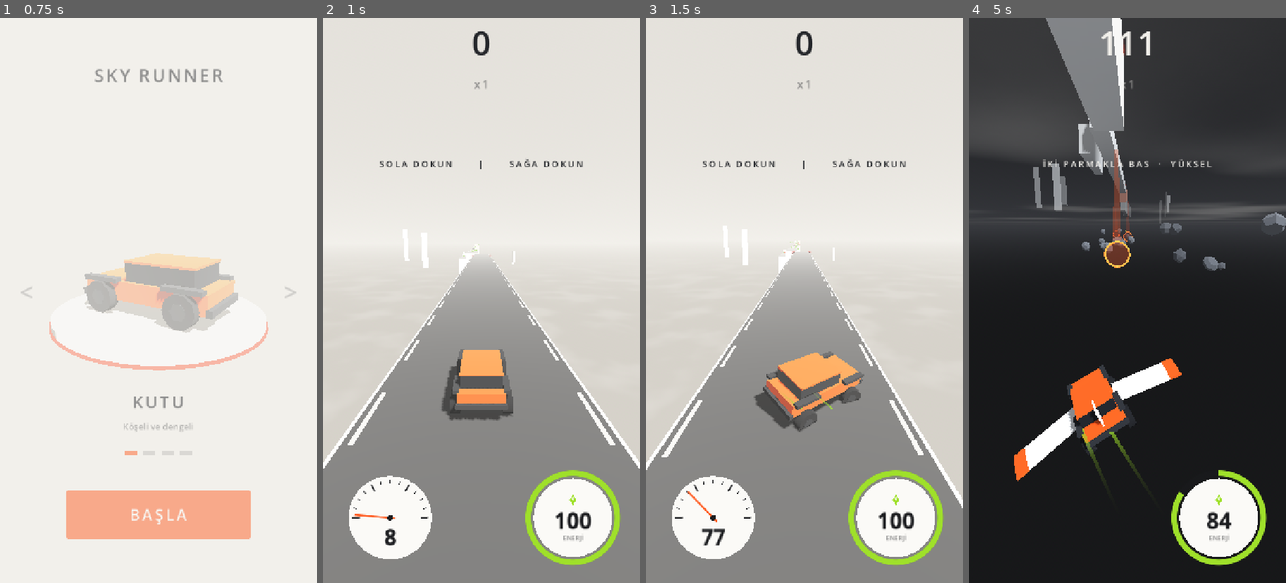
Above: before the commit, frames 1-4 (left to right).
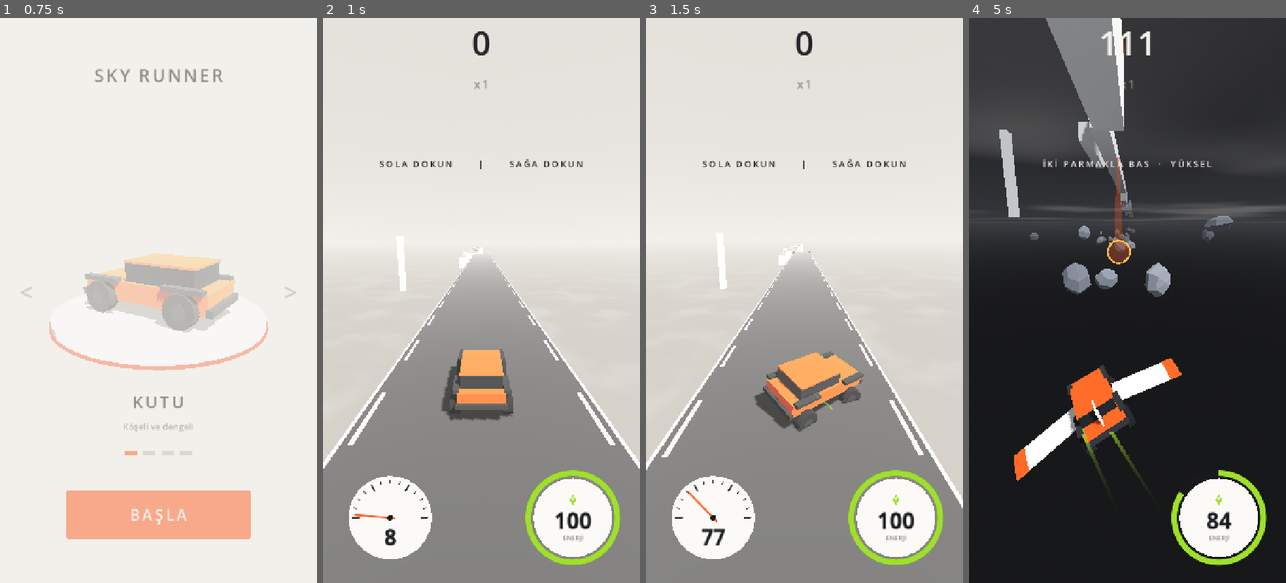
Above: after the commit, the same moments.

Repository: basarbellisan/Runny
Game: Godot game, scene res://scenes/menu.tscn
The game is run twice, just before and just after one commit, with the same random seed, the same clock (stepped at 60 frames per second) and the same inputs.
Inputs (mouse positions are in pixels of both pictures, inside the frame that each line leads up to):
- Up to frame 1 (0.75 s): click "BAŞLA" at 0.5 s
- Up to frame 2 (1 s): no input
- Up to frame 3 (1.5 s): tap Enter at 1.25, 1.35 s; move the mouse to (874, 272) at 1.27 s; hold D from 1.28 s (still down); click (874, 272) at 1.42 s
- Up to frame 4 (5 s): tap Space at 1.52, 4.52 s; release D at 2 s; drag from (1064, 328) to (1111, 413) at 2.02 s; move the mouse to (1159, 176) at 2.77 s; hold D 2.78-3.5 s; tap Enter at 2.85, 4.35 s; drag from (1111, 413) to (1032, 215) at 3.52 s; move the mouse to (1222, 385) at 4.27 s; hold A from 4.28 s (still down)

Frame 1 is identical in both runs. In frame 2, 0.3% of the frame differs, in the area x 23-61%, y 40-49%; in frame 3, 0.3%; in frame 4, 3.4%, in the area x 9-100%, y 18-50%.

Commit message:
Crystals in tidy single rows; supply follows the tank
- every crystal line runs straight along the road, 6 m apart; one row per road
  (overlapping lines dropped); flight arcs use the same spacing
- crystal value 4 -> 3, base supply 2.0 -> 1.2x the gap need, scaled by how
  empty the tank is (x0.3 full .. x1.6 empty); with a full tank most on-road
  rows are skipped
- falling gives at least 45 energy for wings (reach the first portal without
  crystals); lower layer has a crystal row at ~85% of rock rows
- stats: crystals wasted on a full tank, share of time with a full tank
- autopilot: picks up lower-layer crystals when flying
- tuning panel: tank-based supply, crystal spacing, lower crystal row chance

Co-Authored-By: Claude Opus 5.5 <noreply@anthropic.com>
Claude-Session: https://claude.ai/code/session_016S88RPn945sNcGg6oLe6PH

Diff:
--- a/scripts/autopilot.gd
+++ b/scripts/autopilot.gd
@@ -271,11 +271,19 @@
 	var forward := maxf(-car.velocity.z, 1.0)
 	var best := pos.x
 	var best_cost := INF
+	# Alt katman kristalleri (alçaktakiler): enerji azaldıkça daha çok çeker
+	var gems := lower.crystals_ahead(pos.z - 6.0, 80.0) if collect_crystals else PackedVector3Array()
+	var hunger := 1.0 - clampf(car.energy / maxf(car.max_energy, 1.0), 0.0, 1.0)
 	for i in range(-30, 31):
 		var cand := pos.x + i
 		# Portala yaklaşırken hedef ağır basar (kayadan kaçıp portalı kaçırmasın)
 		var near_portal := portal != null and (pos.z - portal.z) < forward * 2.5
 		var cost := absf(cand - goal) * (0.6 if near_portal else 0.1) + absf(cand - pos.x) * 0.02
+		if not near_portal:
+			for g in gems:
+				var reach_g := car.steer_speed * maxf((pos.z - g.z) / forward - 0.15, 0.0)
+				if g.y < car.flight_altitude + 3.0 and absf(cand - g.x) < 2.0 and absf(g.x - pos.x) < reach_g + 2.0:
+					cost -= 2.0 + 6.0 * hunger
 		for r in lower.rocks:
 			var d: float = pos.z - r.z
 			if d < 0.0 or d > 60.0:
--- a/scripts/game.gd
+++ b/scripts/game.gd
@@ -51,8 +51,9 @@
 ## Uçarken saniyede harcanan kanat enerjisi
 var energy_drain := 6.0
 var crystal_energy := 15.0
-## Enerjisi bitmiş araba düşünce kanatları açmak için bu kadar yedek enerji alır
-var wing_reserve := 20.0
+## Enerjisi az olan araba düşünce kanatlar için en az bu kadar enerji alır: ilk portala
+## kristalsiz yetecek kadar (enerji bitince aşağı düşüp orada toplamak güvenli olsun)
+var wing_reserve := 45.0
 ## Uçarken yükselirken (iki parmak) enerji bu kat hızlı harcanır
 var boost_drain_factor := 2.5
 
@@ -69,7 +70,8 @@
 ## Çatalın yüksek kolundayız (puan iki kat)
 var _on_high_route := false
 var _was_on_gravel := false
-var _stats := {"falls": 0, "returns": 0, "crystals": 0, "clean": 0, "hard": 0, "high": 0, "empty": 0}
+var _stats := {"falls": 0, "returns": 0, "crystals": 0, "clean": 0, "hard": 0, "high": 0, "empty": 0,
+	"wasted": 0.0, "time": 0.0, "full_time": 0.0}
 var _args := {}
 
 
@@ -127,7 +129,12 @@
 	_update_high_route(delta)
 	_update_gravel(delta)
 	var got := 0 if _args.has("nocrystal") else roads.collect_crystals(car.global_position, car.model.half_width, car.half_length)
+	_stats.time += delta
+	if car.energy >= car.max_energy - 1.0:
+		_stats.full_time += delta
 	if got > 0:
+		# Depo doluyken boşa giden kristaller (denge ölçümü)
+		_stats.wasted += maxf(got * roads.crystal_value - (car.max_energy - car.energy), 0.0) / roads.crystal_value
 		car.add_energy(got * roads.crystal_value)
 		hud.gauge.gained(got * roads.crystal_value)
 		_stats.crystals += got
@@ -391,10 +398,10 @@
 
 
 func _stats_text() -> String:
-	return "distance=%.0f score=%d speed=%.1f falls=%d returns=%d crystals=%d landings=%d/%d high=%d energy=%d empty=%d" % [
+	return "distance=%.0f score=%d speed=%.1f falls=%d returns=%d crystals=%d landings=%d/%d high=%d energy=%d empty=%d wasted=%d full=%d%%" % [
 		_start_z - car.position.z, int(score), car.speed,
 		_stats.falls, _stats.returns, _stats.crystals, _stats.clean, _stats.clean + _stats.hard, _stats.high,
-		int(car.energy), _stats.empty]
+		int(car.energy), _stats.empty, int(_stats.wasted), int(100.0 * _stats.full_time / maxf(_stats.time, 0.01))]
 
 
 func _exit_tree() -> void:
--- a/scripts/lower_layer.gd
+++ b/scripts/lower_layer.gd
@@ -29,6 +29,9 @@
 @export var row_interval := Vector2(0.7, 1.0)
 ## Kayanın yukarıda (yükselerek kaçılan yükseklikte) süzülme şansı
 @export_range(0.0, 1.0) var high_rock_chance := 0.25
+## Kaya sırasının yanında kristal dizisi olma şansı. Alt katman enerji yeri:
+## yukarıda enerji bitince buraya düşülüp toplanır
+@export_range(0.0, 1.0) var crystal_row_chance := 0.85
 ## Kristal dizisinin yukarıda çıkma şansı
 @export_range(0.0, 1.0) var high_crystal_chance := 0.35
 ## Portaldan yukarıdaki yola iniş süresi (yaklaşık)
@@ -160,6 +163,15 @@
 			_crystals.remove_at(i)
 			cr.queue_free()
 			crystal_collected.emit()
+
+
+## Önümüzdeki (dist metre içindeki) kristallerin konumları: test sürücüsü için
+func crystals_ahead(z: float, dist: float) -> PackedVector3Array:
+	var out := PackedVector3Array()
+	for cr in _crystals:
+		if is_instance_valid(cr) and cr.global_position.z < z and cr.global_position.z > z - dist:
+			out.append(cr.global_position)
+	return out
 
 
 ## Araba önündeki ilk portal
@@ -213,7 +225,7 @@
 			z + _rng.randf_range(-2.0, 2.0))
 		row.append(_spawn_rock(pos, r))
 
-	if _rng.randf() < 0.6:
+	if _rng.randf() < crystal_row_chance:
 		for attempt in 5:
 			var x := cx + _rng.randf_range(-10.0, 10.0)
 			if row.all(func(rk): return absf(rk.x - x) > rk.r + 2.0):
--- a/scripts/road_generator.gd
+++ b/scripts/road_generator.gd
@@ -184,9 +184,14 @@
 ## Kristal rengi (enerji göstergesi de bu renkte)
 @export var crystal_color := Palette.ENERGY
 ## Kristal başına enerji ve toplama yarıçapı (araba yarı genişliğine eklenir)
-@export var crystal_value := 4.0
+@export var crystal_value := 3.0
 ## Bir yolun sonundaki boşluk için gereken enerjinin kaç katı kristal konur (baş, son)
-@export var crystal_supply := Vector2(3.0, 1.6)
+@export var crystal_supply := Vector2(2.0, 1.2)
+## Arz, deponun doluluğuyla değişir: dolu depoda bu katın ilki, boş depoda ikincisi.
+## Dolu depoda yol üstündeki kristal gruplarının çoğu da hiç konmaz.
+@export var crystal_need_range := Vector2(0.3, 1.6)
+## Kristaller hep tek sıra, yol boyunca bu aralıkla (m)
+@export var crystal_spacing := 6.0
 ## Kristallerin kolay yerlerde (iniş, pist) olan payı (baş, son)
 @export var crystal_easy_share := Vector2(0.6, 0.15)
 ## Arz ve kolay payın son değerine indiği mesafe (m)
@@ -1282,10 +1287,8 @@
 					"tümsek":
 						# Tepeden uçarken geçilen yay
 						var vy: float = v * e.h / e.half * car.bump_launch + 1.0
-						for k in 3:
-							var t := (0.25 + 0.2 * k) * 2.0 * vy / car.gravity
-							_crystal(sg, Vector3(sg.x, top + e.h + 0.8 + vy * t - 0.5 * car.gravity * t * t,
-								e.z - e.half - v * t))
+						_arc_crystals(sg, Vector3(sg.x, top + e.h, e.z - e.half), 0.0, vy, v,
+							2.0 * vy / car.gravity, 3)
 				break
 	# Engel olayları, üstüne düştükleri (tam genişlikteki) parçaya
 	for e in events:
@@ -1526,11 +1529,42 @@
 	_crystal(host, Vector3(x, host.surface_y(x, z) + lift, z))
 
 
-## a'dan b'ye düz bir çizgi boyunca n kristal (yüzeyin üstünde)
-func _crystal_line(host: Segment, xa: float, za: float, xb: float, zb: float, n: int) -> void:
+## za'dan zb'ye yol boyunca tek sıra, en çok n kristal: düz (hep xb hizasında,
+## çapraz değil), crystal_spacing aralıkla. gated: depo doluysa grup çoğu zaman konmaz.
+func _crystal_line(host: Segment, _xa: float, za: float, xb: float, zb: float, n: int, gated := true) -> void:
+	if gated and not _want_crystals():
+		return
+	var fit := int(absf(za - zb) / crystal_spacing) + 1
+	var dir := -1.0 if zb < za else 1.0
+	for i in mini(n, fit):
+		_crystal_on(host, xb, za + dir * crystal_spacing * i)
+
+
+## Uçuş yayında tek sıra kristal, yol boyunca crystal_spacing aralıkla, yayın ortasında.
+## p0 kalkış noktası; vx yana, vy yukarı hız; speed ileri hız; t_all uçuş süresi.
+func _arc_crystals(host: Segment, p0: Vector3, vx: float, vy: float, speed: float, t_all: float,
+		n_max := 4) -> void:
+	if t_all < 0.3 or not _want_crystals():
+		return
+	var dt := crystal_spacing / maxf(speed, 1.0)
+	var n := clampi(int(t_all * 0.5 / dt) + 1, 1, n_max)
+	var t0 := t_all * 0.5 - dt * (n - 1) * 0.5
 	for i in n:
-		var t := float(i) / maxf(n - 1, 1)
-		_crystal_on(host, lerpf(xa, xb, t), lerpf(za, zb, t))
+		var t := t0 + dt * i
+		_crystal(host, p0 + Vector3(vx * t, vy * t - 0.5 * car.gravity * t * t + 0.8, -speed * t))
+
+
+## Deponun boşluğu (0 dolu, 1 boş): kristal arzı buna göre
+func _crystal_need() -> float:
+	if car == null:
+		return 1.0
+	return 1.0 - clampf(car.energy / maxf(car.max_energy, 1.0), 0.0, 1.0)
+
+
+## Bu kristal grubu konsun mu: depo %45'in üstündeyse giderek seyrekleşir, doluyken ~%20'si kalır
+func _want_crystals() -> bool:
+	var full := smoothstep(0.45, 0.95, 1.0 - _crystal_need())
+	return _rng.randf() >= full * 0.8
 
 
 func _pending_count(host: Segment) -> int:
@@ -1540,7 +1574,13 @@
 
 func _flush_crystals() -> void:
 	for key in _crystal_pending:
-		var pts: PackedVector3Array = _crystal_pending[key].pts
+		# Bir yolda hep tek sıra: yakından uzağa, öncekine aralıktan yakın olan atlanır
+		var raw: Array = Array(_crystal_pending[key].pts)
+		raw.sort_custom(func(a: Vector3, b: Vector3) -> bool: return a.z > b.z)
+		var pts := PackedVector3Array()
+		for q: Vector3 in raw:
+			if pts.is_empty() or pts[-1].z - q.z >= crystal_spacing * 0.75:
+				pts.append(q)
 		var mm := MultiMesh.new()
 		mm.transform_format = MultiMesh.TRANSFORM_3D
 		mm.use_custom_data = true
@@ -1639,7 +1679,8 @@
 	var k := clampf(travelled / maxf(crystal_hard_at, 1.0), 0.0, 1.0)
 	# Bir boşluk için tipik roket: pist ışıklarında basılır, yerde ~0.65 sn yanar
 	var need := car.boost_energy_rate * 0.65
-	var target := ceili(need * lerpf(crystal_supply.x, crystal_supply.y, k) / maxf(crystal_value, 1.0))
+	var tank := lerpf(crystal_need_range.x, crystal_need_range.y, _crystal_need())
+	var target := ceili(need * lerpf(crystal_supply.x, crystal_supply.y, k) * tank / maxf(crystal_value, 1.0))
 	var chain: Array[Segment] = [first]
 	while chain[-1].next_flush:
 		chain.append(chain[-1].next_flush)
@@ -1650,22 +1691,14 @@
 	if easy <= 0:
 		return
 	var last := chain[-1]
-	# İniş bölgesi: engel yok ama seçim var. Ya tek çizgi ya da iki yana ayrılan
-	# iki çizgi (uzaktaki yan bir kristal fazla); bazen bir yanda çakıl.
+	# İniş bölgesi: engel yok, tek sıra kristal (ortada ya da bir yanda: seçim);
+	# bazen bir yanda çakıl
 	var n_land := ceili(easy * 0.55)
 	var land_z := first.z_start - v * _rng.randf_range(0.3, 0.5)
-	var span := minf(maxf(6.0, v * 0.17) * n_land, (first.z_start - first.z_end) * 0.5)
+	var span := minf(crystal_spacing * maxf(n_land - 1, 1), (first.z_start - first.z_end) * 0.5)
 	if land_z - span > first.z_end + 2.0:
-		if _rng.randf() < 0.35 * _act and first.width >= 5.0:
-			var side := -1.0 if _rng.randf() < 0.5 else 1.0
-			var off := first.width * 0.3
-			var n_a := maxi(n_land / 2, 2)
-			_crystal_line(first, first.x, land_z, first.x - side * off, land_z - span, n_a)
-			_crystal_line(first, first.x + side * 0.6, land_z - 4.0, first.x + side * off, land_z - span, n_a + 1)
-		else:
-			var xa := first.x + _rng.randf_range(-0.25, 0.25) * first.width
-			var xb := first.x + _rng.randf_range(-0.3, 0.3) * first.width
-			_crystal_line(first, xa, land_z, xb, land_z - span, n_land)
+		var lx := first.x + _rng.randf_range(-0.3, 0.3) * first.width
+		_crystal_line(first, lx, land_z, lx, land_z - span, n_land, false)
 		var free := land_z - span - (first.z_start - _clear_start(v, 0.0))
 		# (Yatık yolda yok: düz kutu yatık yüzeye oturmaz, kenarda havada kalır)
 		if _rng.randf() < 0.18 * _act and first.width >= 5.0 and first.obstacles.is_empty() \
@@ -1681,11 +1714,10 @@
 	var n_run := easy - n_land
 	if n_run > 0:
 		var zone := clampf(v * lights_time, 18.0, 70.0)
-		var za := maxf(last.z_end + zone, last.z_end + maxf(6.0, v * 0.17) * n_run)
+		var za := maxf(last.z_end + zone, last.z_end + 4.0 + crystal_spacing * (n_run - 1))
 		za = minf(za, last.z_start - 2.0)
 		var cx := last.x + _rng.randf_range(-0.12, 0.12) * last.width
-		var sx := last.x + (-1.0 if _rng.randf() < 0.5 else 1.0) * last.width * 0.28
-		_crystal_line(last, sx, za, cx, last.z_end + 4.0, n_run)
+		_crystal_line(last, cx, za, cx, last.z_end + 4.0, n_run, false)
 
 
 ## Boşluğun üstünde, orta karar gazla atlayanın uçuş yayında kristaller
@@ -1696,13 +1728,8 @@
 	var t_all := _flight_time(dh, vy)
 	if t_all < 0.3:
 		return
-	var n := _rng.randi_range(3, 4)
-	for i in n:
-		var t := t_all * lerpf(0.3, 0.7, float(i) / maxf(n - 1, 1))
-		var z := prev.z_end - car.half_length - v_mid * t
-		var y := prev.top_end + vy * t - 0.5 * car.gravity * t * t + 0.8
-		var x := lerpf(prev.x, next_x, clampf((prev.z_end - z) / maxf(gap, 1.0), 0.0, 1.0))
-		_crystal(prev, Vector3(x, y, z))
+	_arc_crystals(prev, Vector3(prev.x, prev.top_end, prev.z_end - car.half_length),
+		(next_x - prev.x) * v_mid / maxf(gap, 1.0), vy, v_mid, t_all, _rng.randi_range(3, 4))
 	stats.gap_arcs = int(stats.get("gap_arcs", 0)) + 1
 
 
@@ -1710,11 +1737,7 @@
 func _ramp_crystals(r: Segment, v: float) -> void:
 	var vy := car.launch_velocity + v * r.slope()
 	var t_all := _flight_time(-(r.top_end - r.top) - 0.5, vy)
-	for i in 4:
-		var t := t_all * lerpf(0.2, 0.75, i / 3.0)
-		var z := r.z_end - car.half_length - v * t
-		var y := r.top_end + vy * t - 0.5 * car.gravity * t * t + 0.8
-		_crystal(r, Vector3(r.x + r.kick * t, y, z))
+	_arc_crystals(r, Vector3(r.x, r.top_end, r.z_end - car.half_length), r.kick, vy, v, t_all, 4)
 
 
 # --------------------------------------------------------------------------
@@ -1964,10 +1987,7 @@
 				_crystal_line(sg, gx, za, gx, maxf(zb, za - 24.0), 3)
 		if end == "eğik" and not last:
 			# Eğik rampanın uçuş yayında kristaller
-			for i in 3:
-				var t: float = flight.y * (0.3 + 0.2 * i)
-				_crystal(main_seg, Vector3(main_seg.x + kick * t, main_seg.top_end + r_rise + vy * t - 0.5 * g * t * t + 0.8,
-					z - L - v * t))
+			_arc_crystals(main_seg, Vector3(main_seg.x, main_seg.top_end + r_rise, z - L), kick, vy, v, flight.y, 3)
 		last_main = main_seg
 		prev_lanes = []
 		for sg in built:
--- a/scripts/tuning.gd
+++ b/scripts/tuning.gd
@@ -35,6 +35,9 @@
 	["ENERJİ", "roads", "crystal_easy_share:x", "Kolay yerde payı (baş)", 0, 1, 0.05],
 	["ENERJİ", "roads", "crystal_easy_share:y", "Kolay yerde payı (son)", 0, 1, 0.05],
 	["ENERJİ", "roads", "crystal_hard_at", "Kristal zorlaşma mesafesi (m)", 500, 20000, 250],
+	["ENERJİ", "roads", "crystal_need_range:x", "Depo doluyken kristal katı", 0, 2, 0.05],
+	["ENERJİ", "roads", "crystal_need_range:y", "Depo boşken kristal katı", 0, 4, 0.05],
+	["ENERJİ", "roads", "crystal_spacing", "Kristal aralığı (m)", 3, 15, 0.5],
 	["ENERJİ", "game", "wing_reserve", "Düşünce kanat yedeği", 0, 100, 1],
 	["GAZ", "car", "gravel_speed", "Çakılda hız oranı", 0.3, 1, 0.02],
 	["GAZ", "car", "gravel_grip", "Çakılda tutuş", 0.05, 1, 0.05],
@@ -87,6 +90,7 @@
 	["UÇUŞ", "car", "climb_height", "En fazla yükselme (m)", 2, 14, 0.5],
 	["UÇUŞ", "car", "climb_speed", "Yükselme hızı", 2, 20, 0.5],
 	["UÇUŞ", "lower", "high_rock_chance", "Yukarıdaki kaya şansı", 0, 1, 0.05],
+	["UÇUŞ", "lower", "crystal_row_chance", "Kristal dizisi şansı", 0, 1, 0.05],
 	["UÇUŞ", "lower", "high_crystal_chance", "Yukarıdaki kristal şansı", 0, 1, 0.05],
 	["UÇUŞ", "game", "crystal_energy", "Kristal enerjisi", 0, 50, 1],
 	["UÇUŞ", "lower", "portal_interval:x", "Portal aralığı en az (sn)", 3, 30, 0.5],
Not shown, changed: README.md
